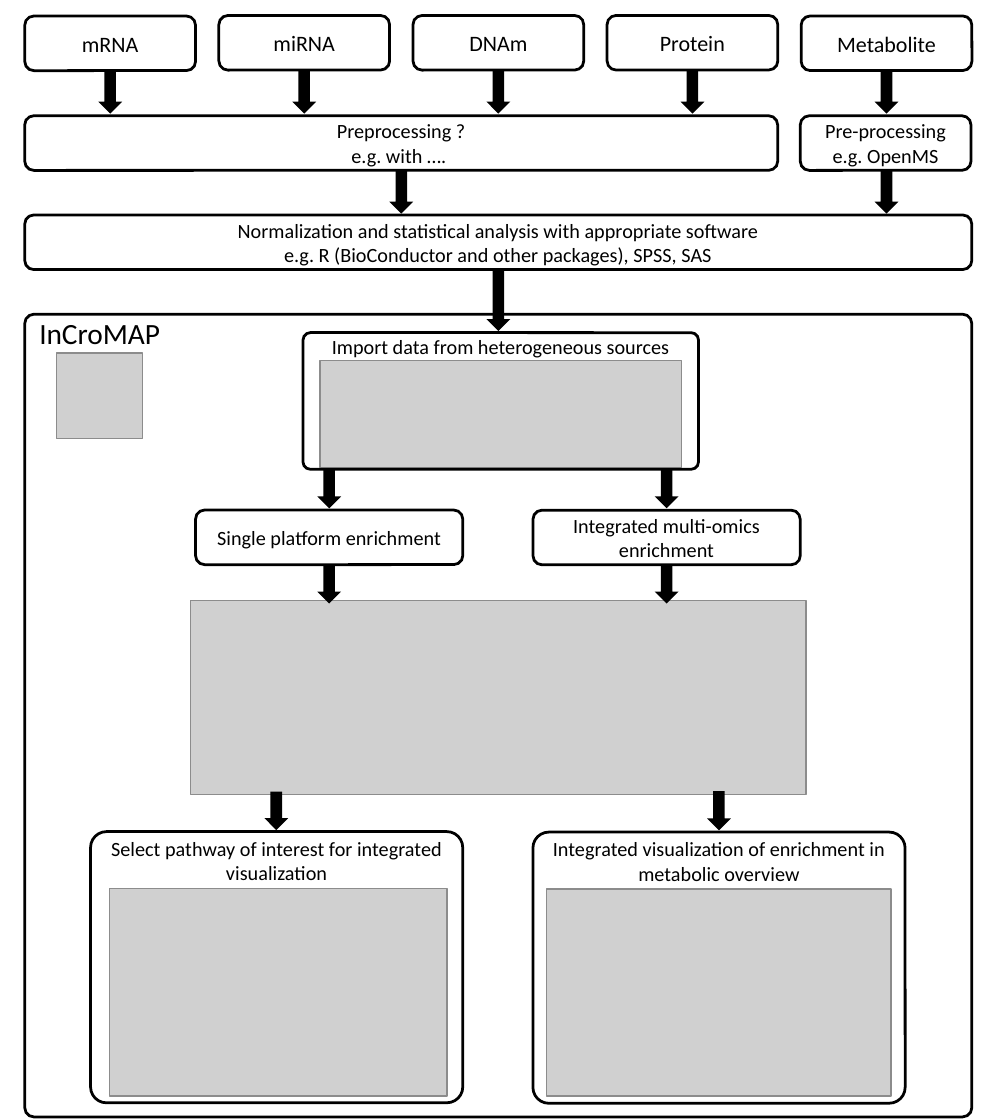
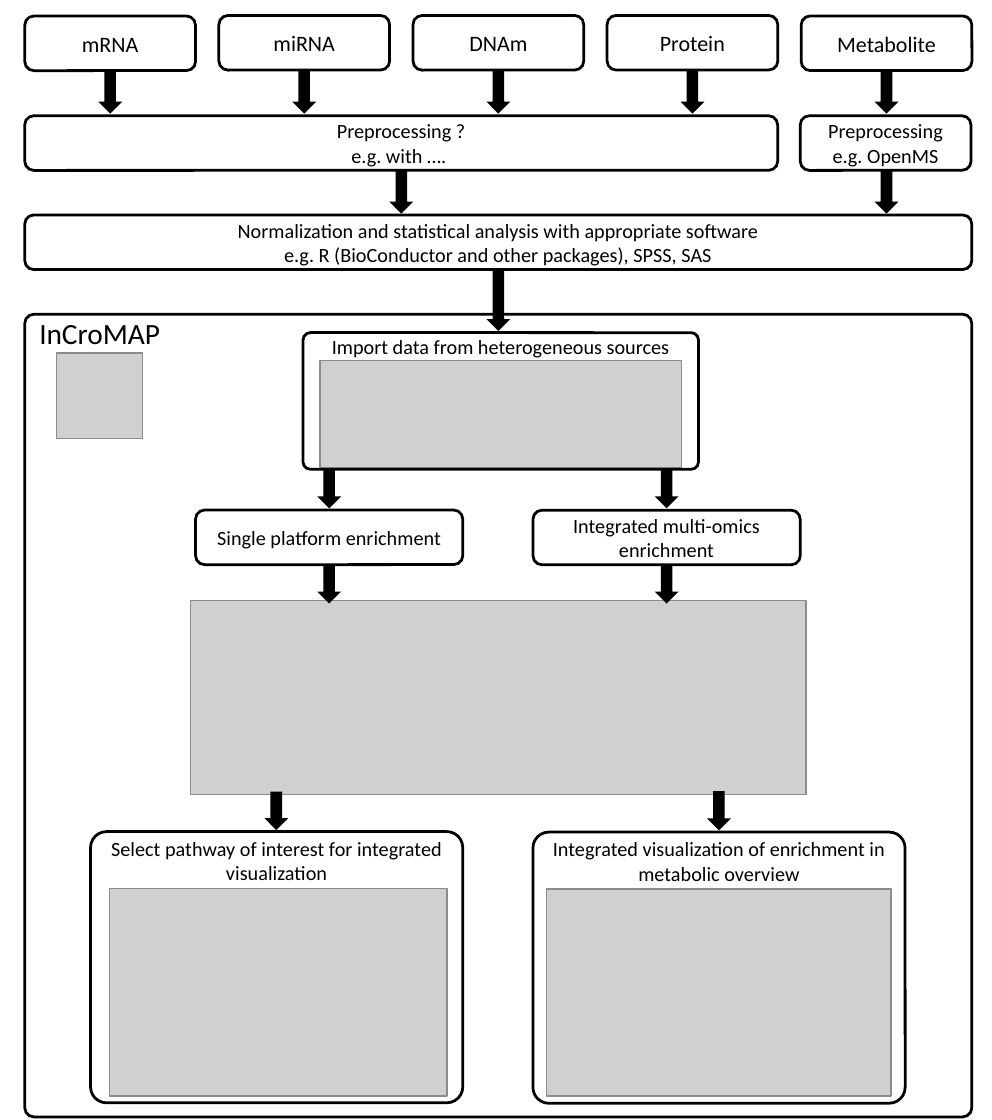
Before and after one commit to draeger-lab/InCroMAP, a slide deck: slide 1 of doc/Publications/JChromatogrB-InCroMAP/InCroMAP_workflow.pptx. Drawn at 992x1120 pixels with LibreOffice and Linux fonts; fonts in the diff are those of the drawing; grey boxes stand for pictures. Boxes give left, top, right and bottom in pixels: in the first picture for what was removed or moved away, otherwise in the second. Text is boxed around its words. In the diff, an @@ line names an element or a change of style, - is before the commit and + after.

```diff
--- a/doc/Publications/JChromatogrB-InCroMAP/InCroMAP_workflow.pptx
+++ b/doc/Publications/JChromatogrB-InCroMAP/InCroMAP_workflow.pptx
@@ text in rounded rectangle at (x1=828, y1=124, x2=943, y2=142): text changed @@
-Pre-processing
+Preprocessing
```
Also in this commit, not shown: 3 other files.
